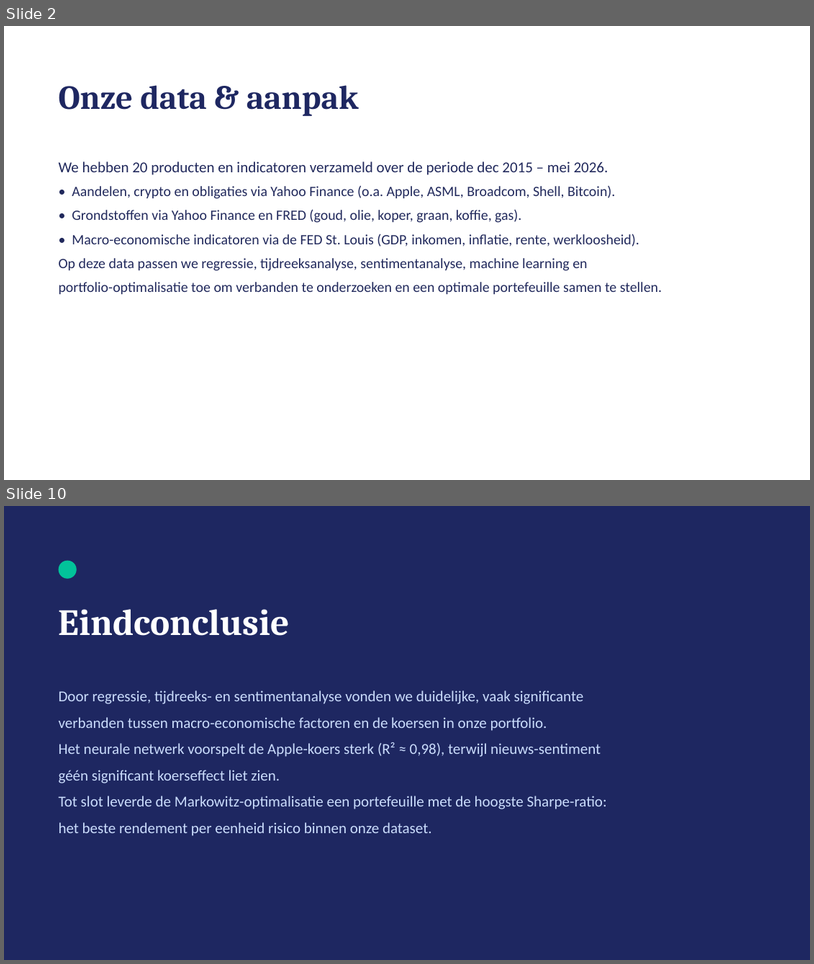
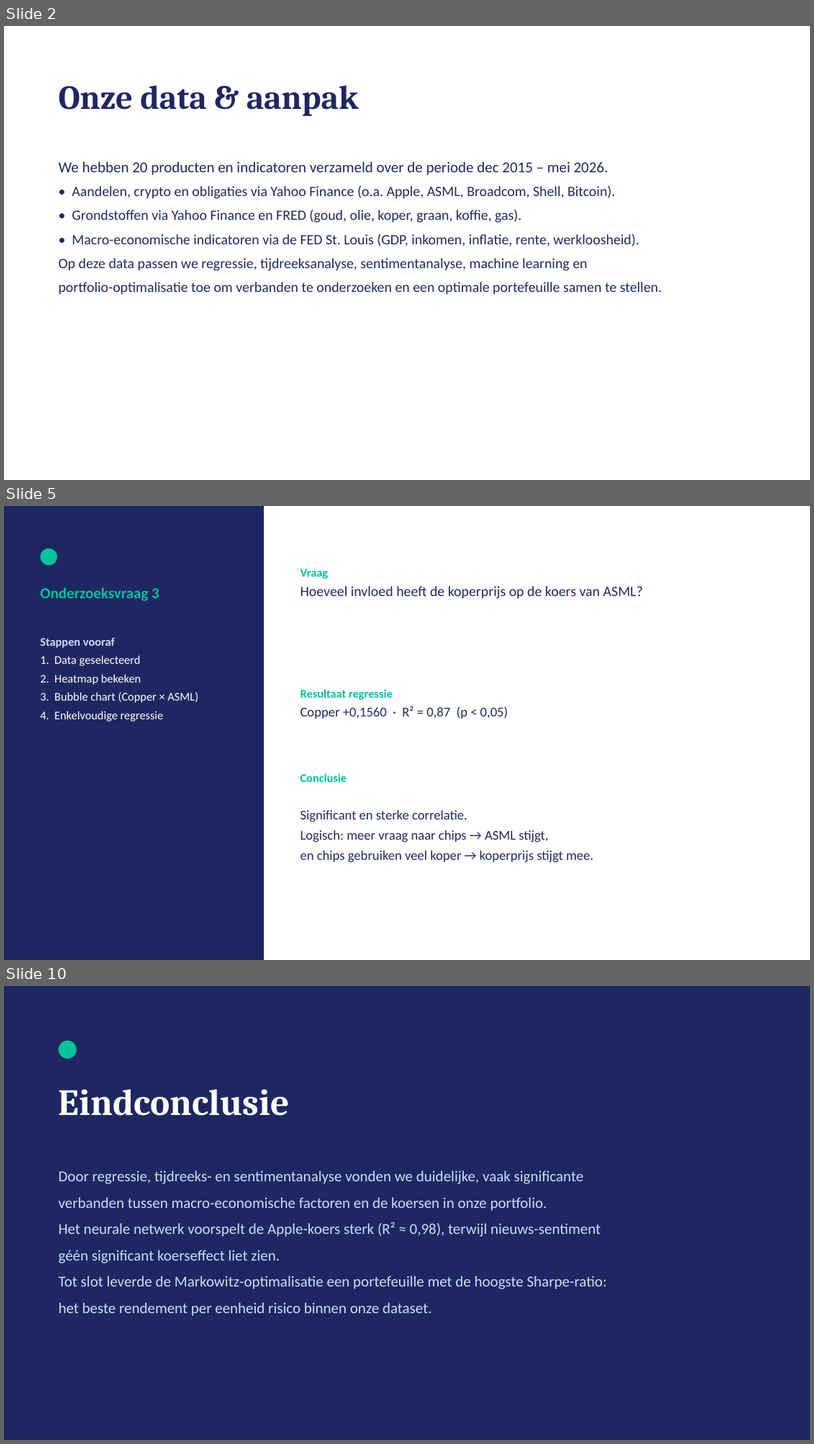
Before and after one commit to michaelraykuster-spec/Werkplaats-2-opdracht-Groep-3, a slide deck: Werkplaats2_Groep3_Eindpresentatie.pptx. Shown one above the other, each under a label of ours: slides 2 and 10 before the commit, slides 2, 5 and 10 after it; the slides between them are not shown. The pictures are 814x964 and 814x1444 pixels, drawn with LibreOffice and Linux fonts; fonts in the diff are those of the drawing. Boxes give left, top, right and bottom in pixels: in the first picture for what was removed or moved away, otherwise in the second. Text is boxed around its words. In the diff, an @@ line names an element or a change of style, - is before the commit and + after.

```diff
--- a/Werkplaats2_Groep3_Eindpresentatie.pptx
+++ b/Werkplaats2_Groep3_Eindpresentatie.pptx
@@ slide 5 added at [4, 506, 810, 960], background #FFFFFF @@
@@ rectangle added at [4, 506, 264, 960], fill #1E2761 @@
@@ ellipse added at [40, 548, 57, 565], fill #02C39A @@
@@ text added at [301, 569, 643, 599], 17 pt, text #21295C @@
+Vraag
+Hoeveel invloed heeft de koperprijs op de koers van ASML?
@@ text added at [40, 587, 160, 601], 18 pt, text #02C39A, bold @@
+Onderzoeksvraag 3
@@ text added at [40, 637, 198, 721], 14 pt, text #FFFFFF @@
+Stappen vooraf
+1. Data geselecteerd
+2. Heatmap bekeken
+3. Bubble chart (Copper × ASML)
+4. Enkelvoudige regressie
@@ text added at [301, 689, 509, 718], 16 pt, text #21295C @@
+Resultaat regressie
+Copper +0,1560 · R² = 0,87 (p < 0,05)
@@ text added at [301, 773, 347, 782], 14 pt, text #02C39A, bold @@
+Conclusie
@@ text added at [301, 810, 594, 862], 16 pt, text #21295C @@
+Significant en sterke correlatie.
+Logisch: meer vraag naar chips → ASML stijgt,
+en chips gebruiken veel koper → koperprijs stijgt mee.
```
Also in this commit, not shown: 6 other slides added, 7 slides removed.
